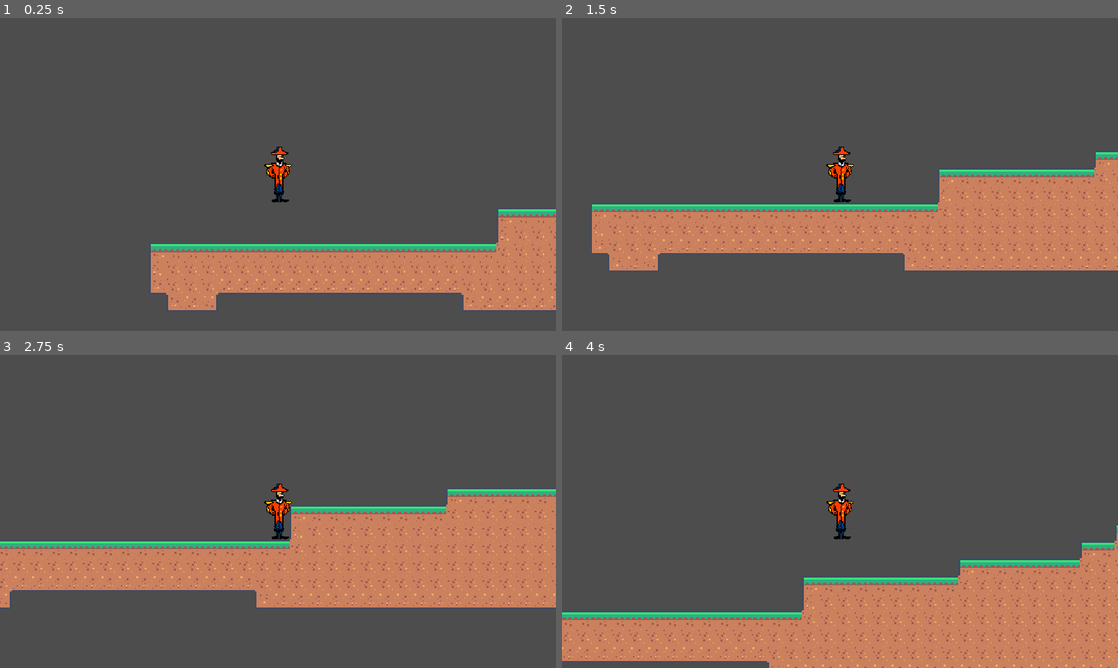
Above: before the commit, frames 1-4 (two rows, left to right).
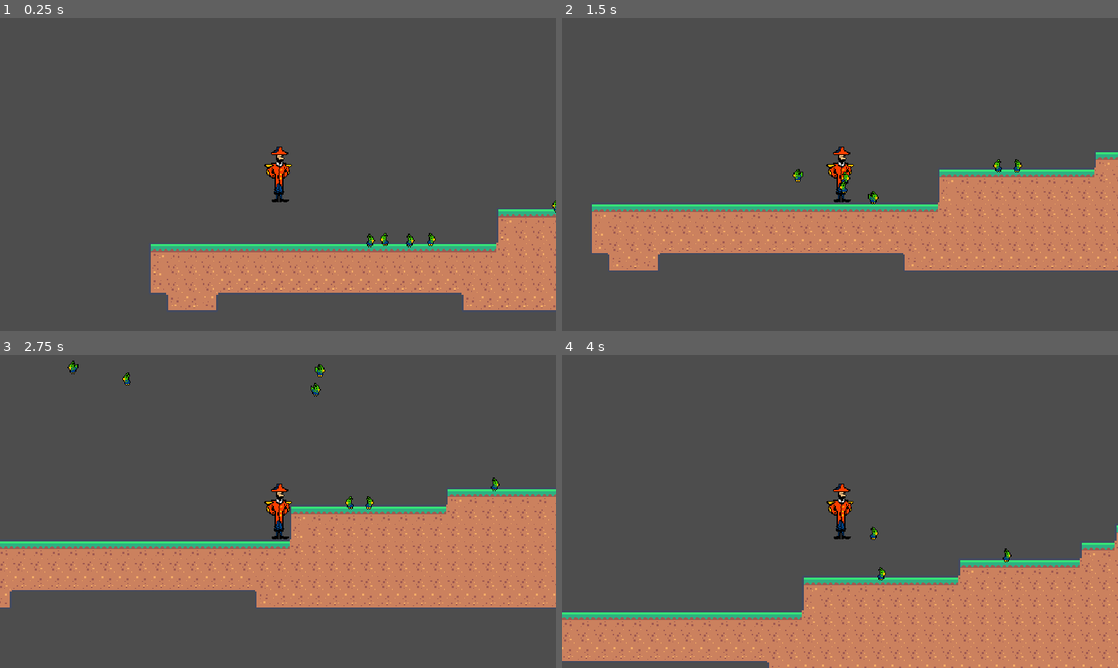
Above: after the commit, the same moments.

Repository: The-Randalorian/CaptainZip
Game: Godot game, scene res://level 1.tscn
The game is run twice, just before and just after one commit, with the same random seed, the same clock (stepped at 60 frames per second) and the same inputs.
Inputs:
- Up to frame 1 (0.25 s): no input
- Up to frame 2 (1.5 s): hold D (move_right) 0.53-1.28 s; tap Space (move_jump) at 0.77 s; hold A (move_left) from 1.28 s (still down)
- Up to frame 3 (2.75 s): tap Space (move_jump) at 1.52 s; release A (move_left) at 2.03 s; hold D (move_right) from 2.03 s (still down)
- Up to frame 4 (4 s): tap Space (move_jump) at 3.02, 3.77 s; release D (move_right) at 3.53 s; hold A (move_left) from 3.53 s (still down)

The runs differ from the first frame. In frame 1, 0.2% of the frame differs, in the area x 65-100%, y 58-74%; in frame 2, 0.2%; in frame 3, 0.3%, in the area x 12-90%, y 1-50%; in frame 4, 0.1%.

Commit message:
Add birds

Diff:
--- /dev/null
+++ b/RopeBridge.gd
@@ -0,0 +1,122 @@
+@tool
+
+class_name RopeBridge
+
+extends Node3D
+
+@export var endpoint = Vector3(2, 0, 0):
+	set(new_endpoint):
+		endpoint = new_endpoint
+		rebuild()
+
+@export var template: PackedScene:
+	set(new_template):
+		template = new_template
+		rebuild()
+
+@export var drop = 0.1:
+	set(new_drop):
+		drop = new_drop
+		rebuild()
+
+@export var start_head: PackedScene:
+	set(new_start_head):
+		start_head = new_start_head
+		rebuild()
+
+@export var end_head: PackedScene:
+	set(new_end_head):
+		end_head = new_end_head
+		rebuild()
+
+var components = []
+var a = 0.0
+var p = 0.0
+var q = 0.0
+#var is_ready = false
+
+func _ready():
+	#is_ready = true
+	rebuild()
+
+func rebuild():
+	if template == null:
+		return
+	#print(">>>>>>>>>>", endpoint, template, drop)
+	#if not is_ready:
+	#	return
+
+	for component in components:
+		component.queue_free()
+	components = []
+
+	_bake_catenary()
+	var ratio = endpoint.x / round(endpoint.x)
+	var shift = endpoint.z / endpoint.x
+	while len(components) < round(endpoint.x):
+		var component = template.instantiate()
+		component.name = "bridge_component_" + str(len(components))
+		var distance = ratio * len(components)
+		var height = _calculate_catenary(distance)
+		var delta = _calculate_catenary(distance + ratio) - height
+		#print(distance, ", ", height)
+		component.position = Vector3(
+			distance,
+			height,
+			shift * distance)
+		component.scale = Vector3(ratio, 1.0, 1.0)
+		var offset = Basis(
+			Vector3(ratio, delta, shift),
+			Vector3(0, 1, 0),
+			Vector3(0, 0, 1)
+		)
+		component.transform.basis = offset
+		components.append(component)
+		add_child(component)
+
+	if start_head != null:
+		var start = start_head.instantiate()
+		start.name = "bridge_start"
+		start.position = Vector3(-1, 0, 0)
+		components.append(start)
+		add_child(start)
+
+	if end_head != null:
+		var end = end_head.instantiate()
+		end.name = "bridge_end"
+		end.position = endpoint + Vector3(1, 0, 0)
+		end.scale = Vector3(-1, 1, 1)
+		components.append(end)
+		add_child(end)
+
+func _calculate_catenary(distance):
+	#print(a)
+	return a * cosh((distance-p)/a) + q
+
+func _bake_catenary():
+	var h = endpoint.x
+	var v = endpoint.y
+	var l = Vector2(endpoint.x, endpoint.y).length() + drop
+	a = (l * l * l)  # calculate a really big upper boud to bisect with.
+
+	var Precision = 0.00001;
+	#var IntervalStep = 0.01
+
+	var a_prev = 0.0#a - IntervalStep
+	var a_next = a
+	var loop_count = 0
+	#print("baking... ", loop_count, ", ", a)
+	while loop_count <= 0 or a_next - a_prev > Precision:
+		loop_count += 1
+		a = (a_prev + a_next) / 2.0;
+		if (sqrt(pow(l, 2) - pow(v, 2)) < 2 * a * sinh(h/(2*a))):
+			a_prev = a
+		else:
+			a_next = a
+
+		#print("baking... ", loop_count, ", ", a)
+		if loop_count > 1000:
+			return
+
+	p = (h - a * log((l+v)/(l-v))) / 2
+	q = (v - l / tanh(h/(2*a))) / 2
--- a/level 1.tscn
+++ b/level 1.tscn
@@ -1,7 +1,8 @@
-[gd_scene load_steps=6 format=3 uid="uid://b37448wi8kg0f"]
+[gd_scene load_steps=7 format=3 uid="uid://b37448wi8kg0f"]
 
 [ext_resource type="PackedScene" uid="uid://cf1mcqjk84msd" path="res://player.tscn" id="1_jqs0m"]
 [ext_resource type="Texture2D" uid="uid://b0cwskxbp8k27" path="res://Tilemap/tilemap_packed.png" id="2_ueb6e"]
+[ext_resource type="PackedScene" uid="uid://c7sqd5bbfivkq" path="res://parrots/green-blue/parrot_00.tscn" id="3_j0ajl"]
 
 [sub_resource type="PhysicsMaterial" id="PhysicsMaterial_ppqik"]
 friction = 0.65
@@ -174,21 +175,33 @@
 19:1/0/physics_layer_0/linear_velocity = Vector2(0, 0)
 19:1/0/physics_layer_0/angular_velocity = 0.0
 0:2/0 = 0
+0:2/0/terrain_set = 0
+0:2/0/terrain = 2
 0:2/0/physics_layer_0/linear_velocity = Vector2(0, 0)
 0:2/0/physics_layer_0/angular_velocity = 0.0
 0:2/0/physics_layer_0/polygon_0/points = PackedVector2Array(-9, -9, 9, -9, 9, 9, -9, 9)
 1:2/0 = 0
+1:2/0/terrain_set = 0
+1:2/0/terrain = 2
 1:2/0/physics_layer_0/linear_velocity = Vector2(0, 0)
 1:2/0/physics_layer_0/angular_velocity = 0.0
 1:2/0/physics_layer_0/polygon_0/points = PackedVector2Array(-9, -9, 9, -9, 9, 9, -9, 9)
+1:2/0/terrains_peering_bit/right_side = 2
 2:2/0 = 0
+2:2/0/terrain_set = 0
+2:2/0/terrain = 2
 2:2/0/physics_layer_0/linear_velocity = Vector2(0, 0)
 2:2/0/physics_layer_0/angular_velocity = 0.0
 2:2/0/physics_layer_0/polygon_0/points = PackedVector2Array(-9, -9, 9, -9, 9, 9, -9, 9)
+2:2/0/terrains_peering_bit/right_side = 2
+2:2/0/terrains_peering_bit/left_side = 2
 3:2/0 = 0
+3:2/0/terrain_set = 0
+3:2/0/terrain = 2
 3:2/0/physics_layer_0/linear_velocity = Vector2(0, 0)
 3:2/0/physics_layer_0/angular_velocity = 0.0
 3:2/0/physics_layer_0/polygon_0/points = PackedVector2Array(-9, -9, 9, -9, 9, 9, -9, 9)
+3:2/0/terrains_peering_bit/left_side = 2
 4:2/0 = 0
 4:2/0/physics_layer_0/linear_velocity = Vector2(0, 0)
 4:2/0/physics_layer_0/angular_velocity = 0.0
@@ -238,21 +251,37 @@
 19:2/0/physics_layer_0/linear_velocity = Vector2(0, 0)
 19:2/0/physics_layer_0/angular_velocity = 0.0
 0:3/0 = 0
+0:3/0/terrain_set = 0
+0:3/0/terrain = 2
 0:3/0/physics_layer_0/linear_velocity = Vector2(0, 0)
 0:3/0/physics_layer_0/angular_velocity = 0.0
 0:3/0/physics_layer_0/polygon_0/points = PackedVector2Array(-9, -9, 9, -9, 9, 9, -9, 9)
+0:3/0/terrains_peering_bit/bottom_side = 0
 1:3/0 = 0
+1:3/0/terrain_set = 0
+1:3/0/terrain = 2
 1:3/0/physics_layer_0/linear_velocity = Vector2(0, 0)
 1:3/0/physics_layer_0/angular_velocity = 0.0
 1:3/0/physics_layer_0/polygon_0/points = PackedVector2Array(-9, -9, 9, -9, 9, 9, -9, 9)
+1:3/0/terrains_peering_bit/right_side = 2
+1:3/0/terrains_peering_bit/bottom_side = 0
 2:3/0 = 0
+2:3/0/terrain_set = 0
+2:3/0/terrain = 2
 2:3/0/physics_layer_0/linear_velocity = Vector2(0, 0)
 2:3/0/physics_layer_0/angular_velocity = 0.0
 2:3/0/physics_layer_0/polygon_0/points = PackedVector2Array(-9, -9, 9, -9, 9, 9, -9, 9)
+2:3/0/terrains_peering_bit/right_side = 2
+2:3/0/terrains_peering_bit/bottom_side = 0
+2:3/0/terrains_peering_bit/left_side = 2
 3:3/0 = 0
+3:3/0/terrain_set = 0
+3:3/0/terrain = 2
 3:3/0/physics_layer_0/linear_velocity = Vector2(0, 0)
 3:3/0/physics_layer_0/angular_velocity = 0.0
 3:3/0/physics_layer_0/polygon_0/points = PackedVector2Array(-9, -9, 9, -9, 9, 9, -9, 9)
+3:3/0/terrains_peering_bit/bottom_side = 0
+3:3/0/terrains_peering_bit/left_side = 2
 4:3/0 = 0
 4:3/0/physics_layer_0/linear_velocity = Vector2(0, 0)
 4:3/0/physics_layer_0/angular_velocity = 0.0
@@ -414,8 +443,14 @@
 3:5/0/terrains_peering_bit/bottom_side = 0
 3:5/0/terrains_peering_bit/left_side = 1
 4:5/0 = 0
+4:5/0/terrain_set = 0
+4:5/0/terrain = 0
 4:5/0/physics_layer_0/linear_velocity = Vector2(0, 0)
 4:5/0/physics_layer_0/angular_velocity = 0.0
+4:5/0/terrains_peering_bit/right_side = 0
+4:5/0/terrains_peering_bit/bottom_side = 0
+4:5/0/terrains_peering_bit/left_side = 0
+4:5/0/terrains_peering_bit/top_side = 0
 5:5/0 = 0
 5:5/0/physics_layer_0/linear_velocity = Vector2(0, 0)
 5:5/0/physics_layer_0/angular_velocity = 0.0
@@ -695,6 +730,8 @@
 terrain_set_0/terrain_0/color = Color(0.5, 0.34375, 0.25, 1)
 terrain_set_0/terrain_1/name = "Snow"
 terrain_set_0/terrain_1/color = Color(0.407843, 0.317647, 0.909804, 1)
+terrain_set_0/terrain_2/name = "Sand"
+terrain_set_0/terrain_2/color = Color(0.46875, 0.5, 0.25, 1)
 sources/2 = SubResource("TileSetAtlasSource_11fds")
 
 [node name="level" type="Node2D"]
@@ -706,3 +743,27 @@
 tile_set = SubResource("TileSet_sw2jx")
 format = 2
 layer_0/tile_data = PackedInt32Array(786440, 131074, 1, 786441, 131074, 1, 786442, 131074, 1, 786443, 131074, 1, 786444 …(11181 unchanged characters)…
+metadata/_edit_lock_ = true
+
+[node name="Parrot_00" parent="." instance=ExtResource("3_j0ajl")]
+position = Vector2(317, 218)
+flip_h = true
+
+[node name="Parrot_01" parent="." instance=ExtResource("3_j0ajl")]
+position = Vector2(364, 218)
+
+[node name="Parrot_02" parent="." instance=ExtResource("3_j0ajl")]
+position = Vector2(342, 219)
+
+[node name="Parrot_03" parent="." instance=ExtResource("3_j0ajl")]
+position = Vector2(301, 219)
+
+[node name="Parrot_04" parent="." instance=ExtResource("3_j0ajl")]
+position = Vector2(495, 183)
+flip_h = true
+
+[node name="Parrot_05" parent="." instance=ExtResource("3_j0ajl")]
+position = Vector2(514, 183)
+
+[node name="Parrot_06" parent="." instance=ExtResource("3_j0ajl")]
+position = Vector2(644, 164)
--- /dev/null
+++ b/parrots/green-blue/parrot_00.tscn
@@ -0,0 +1,48 @@
+[gd_scene load_steps=6 format=3 uid="uid://c7sqd5bbfivkq"]
+
+[ext_resource type="Script" path="res://parrots/parrot.gd" id="1_mt2qn"]
+[ext_resource type="Texture2D" uid="uid://cnut6qop122vw" path="res://parrots/green-blue/parrot1.png" id="2_il8nn"]
+[ext_resource type="Texture2D" uid="uid://c35dt82yudirw" path="res://parrots/green-blue/parrot2.png" id="3_gx4v7"]
+
+[sub_resource type="CircleShape2D" id="CircleShape2D_ubwrl"]
+radius = 30.0
+
+[sub_resource type="SpriteFrames" id="SpriteFrames_j1hbg"]
+animations = [{
+"frames": [{
+"duration": 1.0,
+"texture": ExtResource("2_il8nn")
+}],
+"loop": true,
+"name": &"default",
+"speed": 5.0
+}, {
+"frames": [{
+"duration": 1.0,
+"texture": ExtResource("3_gx4v7")
+}, {
+"duration": 1.0,
+"texture": ExtResource("2_il8nn")
+}],
+"loop": true,
+"name": &"fly",
+"speed": 10.0
+}]
+
+[node name="Parrot_00" type="Area2D"]
+collision_layer = 0
+collision_mask = 2147483648
+input_pickable = false
+monitorable = false
+script = ExtResource("1_mt2qn")
+
+[node name="CollisionShape2D" type="CollisionShape2D" parent="."]
+shape = SubResource("CircleShape2D_ubwrl")
+
+[node name="AnimatedSprite2D" type="AnimatedSprite2D" parent="."]
+position = Vector2(0, -5)
+sprite_frames = SubResource("SpriteFrames_j1hbg")
+animation = &"fly"
+frame_progress = 0.160721
+
+[connection signal="body_entered" from="." to="." method="_on_body_entered"]
--- /dev/null
+++ b/parrots/parrot.gd
@@ -0,0 +1,27 @@
+@tool
+
+extends Area2D
+
+var movement = Vector2(0, 0)
+@export var flip_h = false:
+	set(new_flip):
+		flip_h = new_flip
+		$AnimatedSprite2D.flip_h = flip_h
+
+# Called when the node enters the scene tree for the first time.
+func _ready():
+	$AnimatedSprite2D.play("default")
+
+
+# Called every frame. 'delta' is the elapsed time since the previous frame.
+func _process(delta):
+	position += movement * delta
+
+
+func _on_body_entered(_body):
+	set_deferred("monitoring", false)
+	set_deferred("monitorable", false)
+	var dir = randf_range(-160, 160)
+	movement = Vector2(dir, -120)
+	flip_h = dir < 0
+	$AnimatedSprite2D.play("fly")
--- a/player.gd
+++ b/player.gd
@@ -5,11 +5,15 @@
 const JUMP_VELOCITY = -250.0		# how much initial speed to put into a jump
 const GROUND_SPEED = 300.0			# target speed on the ground
 const GROUND_ACCELERATION = 300.0	# how fast to speed up
-const GROUND_DECELERATION = 500.0	# how fast to slow down
+const GROUND_DECELERATION = 200.0	# how fast to slow down
 const PLATFORMING_FLOAT = 0.5		# how much we want to let the player float or glide by holding space
 
 # Get the gravity from the project settings to be synced with RigidBody nodes.
 var gravity = ProjectSettings.get_setting("physics/2d/default_gravity")
+
+
+func _init():
+	randomize()  # set up the random number generator globally
 
 
 func _physics_process(delta):
--- a/player.tscn
+++ b/player.tscn
@@ -8,6 +8,7 @@
 height = 58.0
 
 [node name="player" type="CharacterBody2D"]
+collision_layer = 2147483649
 script = ExtResource("1_4xsmg")
 
 [node name="CollisionShape2D" type="CollisionShape2D" parent="."]
Binary file added: parrots/green-blue/parrot1.png
Not shown, added: parrots/green-blue/parrot1.png.import
Binary file added: parrots/green-blue/parrot2.png
Not shown, added: parrots/green-blue/parrot2.png.import
